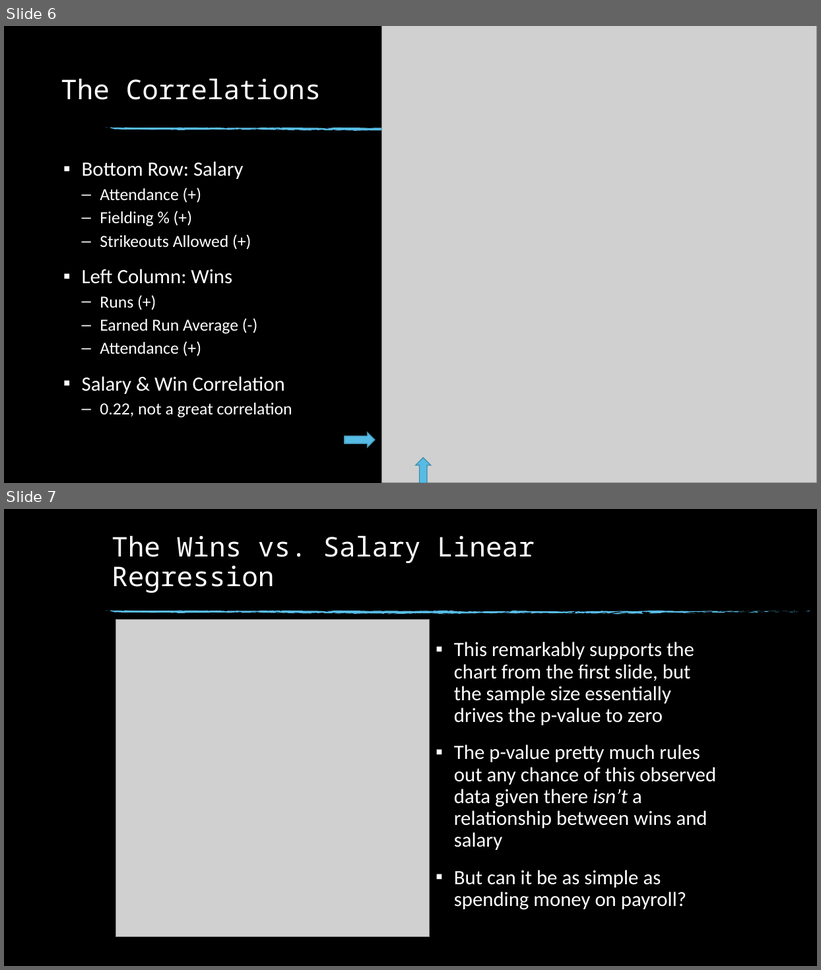
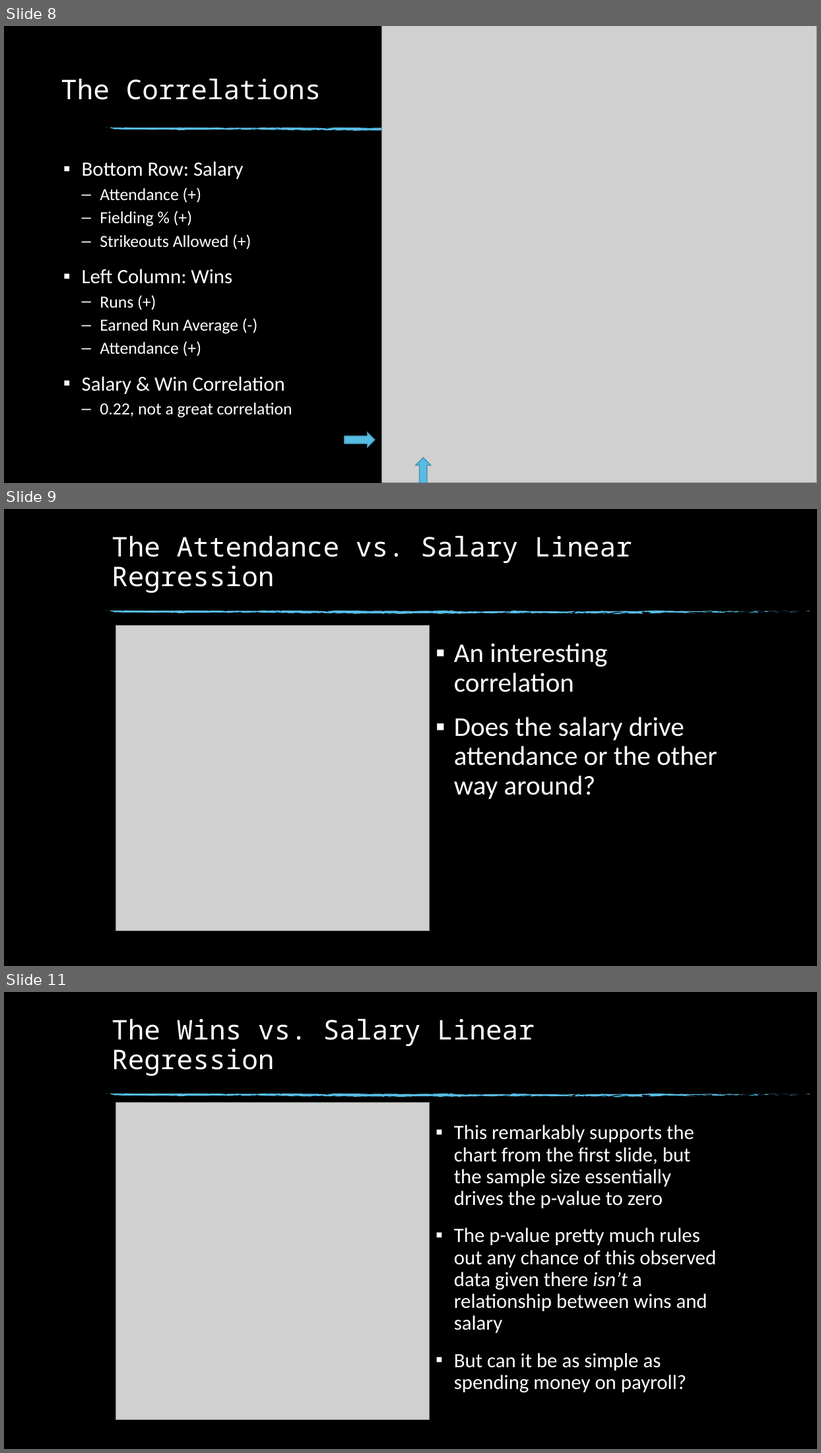
Before and after one commit to trentleslie/Springboard, a slide deck: 20.3 Data Storytelling/Data Storytelling - The Million Dollar Question.pptx. Shown one above the other, each under a label of ours: slides 6 and 7 before the commit, slides 8, 9 and 11 after it; the slides between them are not shown. The pictures are 821x970 and 821x1453 pixels, drawn with LibreOffice and Linux fonts; fonts in the diff are those of the drawing; grey boxes stand for pictures; background and template pictures are left out. Boxes give left, top, right and bottom in pixels: in the first picture for what was removed or moved away, otherwise in the second. Text is boxed around its words. In the diff, an @@ line names an element or a change of style, - is before the commit and + after.

```diff
--- a/20.3 Data Storytelling/Data Storytelling - The Million Dollar Question.pptx
+++ b/20.3 Data Storytelling/Data Storytelling - The Million Dollar Question.pptx
@@ slide 9 added at bbox=[4, 509, 817, 966], background picture (left out); not listed: 74 template elements that a slide beside it also shows @@
@@ title added at bbox=[112, 535, 632, 593], 32 pt, text #FFFFFF @@
+The Attendance vs. Salary Linear Regression
@@ picture added at bbox=[116, 626, 430, 931] @@
@@ text added at bbox=[454, 643, 717, 799], 32 pt, text #FFFFFF @@
+▪ An interesting correlation
+▪ Does the salary drive attendance or the other way around?
@@ what was slide 6 is now slide 8 @@
@@ what was slide 7 is now slide 11 @@
```
Also in this commit, not shown: 4 slides changed, 5 other slides added, 1 other file.
